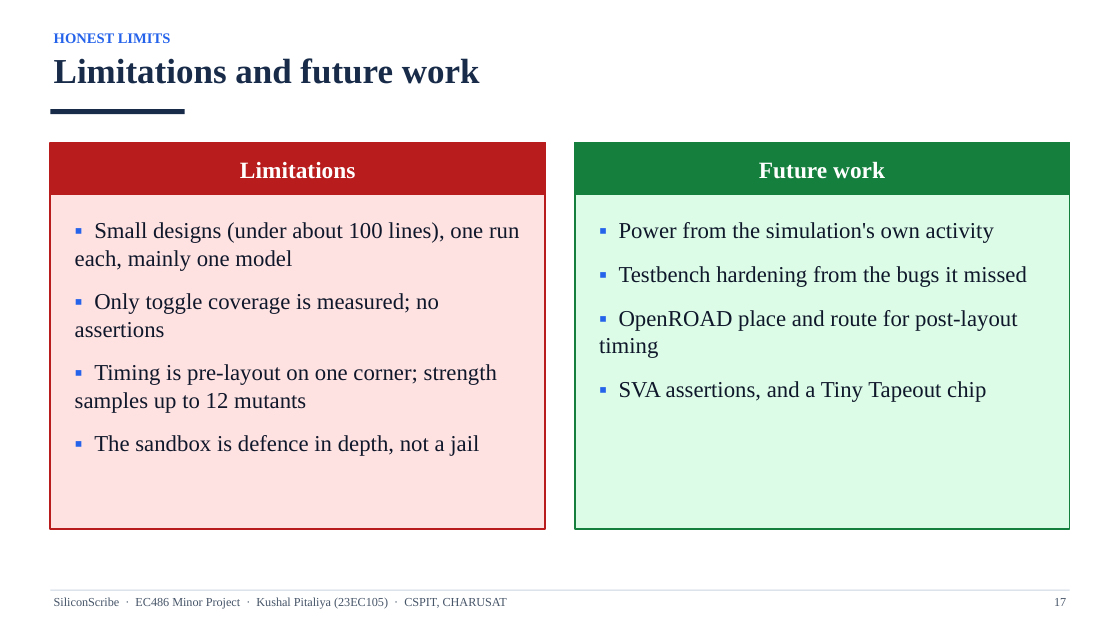
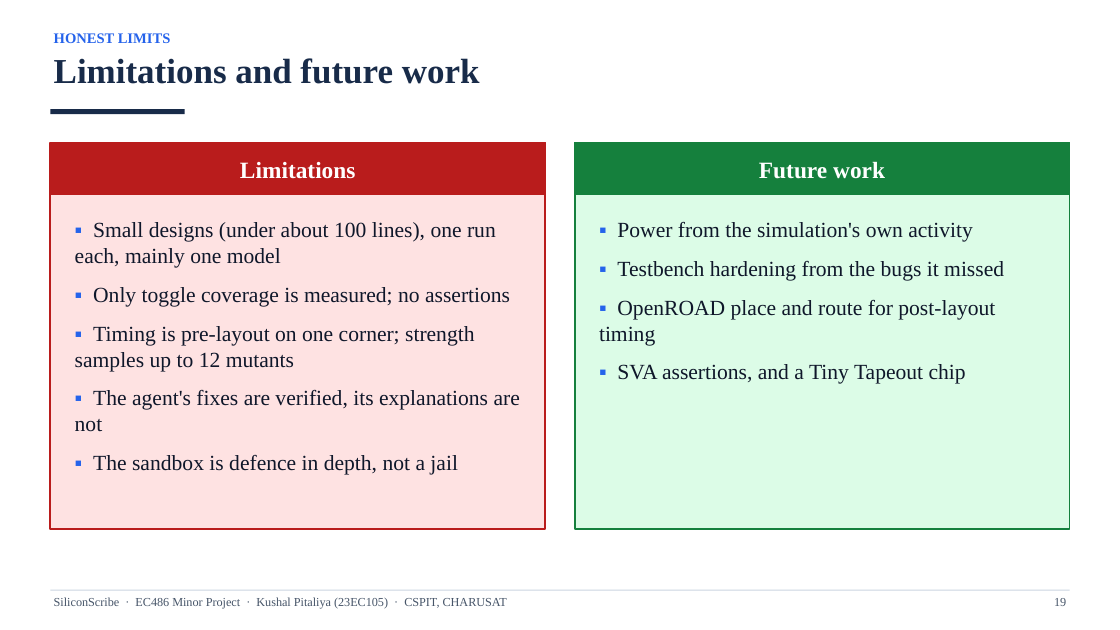
Before and after one commit to k-pitaliya/siliconscribe, a slide deck: slide 19 of docs/23EC105_Kushal_Pitaliya_SiliconScribe_Viva_Presentation.pptx (slide 17 before the commit). Drawn at 1120x630 pixels with LibreOffice and Linux fonts; fonts in the diff are those of the drawing. Boxes give left, top, right and bottom in pixels: in the first picture for what was removed or moved away, otherwise in the second. Text is boxed around its words. In the diff, an @@ line names an element or a change of style, - is before the commit and + after.

```diff
--- a/docs/23EC105_Kushal_Pitaliya_SiliconScribe_Viva_Presentation.pptx
+++ b/docs/23EC105_Kushal_Pitaliya_SiliconScribe_Viva_Presentation.pptx
@@ text at box(75, 222, 510, 475): size 19.5 to 18.5 pt in "▪ Small designs (under about 100 lines), ...", "▪ Only toggle coverage is measured; no ...", "▪ Timing is pre-layout on one corner; ...", "▪ The sandbox is defence in depth, ..."; less space between paragraphs @@
@@ text "▪ Power from the simulation's ..." at box(599, 222, 1004, 384): size 19.5 to 18.5 pt; less space between paragraphs @@
@@ text at box(75, 389, 520, 432): paragraph added @@
+▪ The agent's fixes are verified, its explanations are not
@@ text at box(1054, 598, 1066, 606): text changed @@
-17
+19
```
Also in this commit, not shown: 6 other slides changed, 2 slides added, 34 other files.
